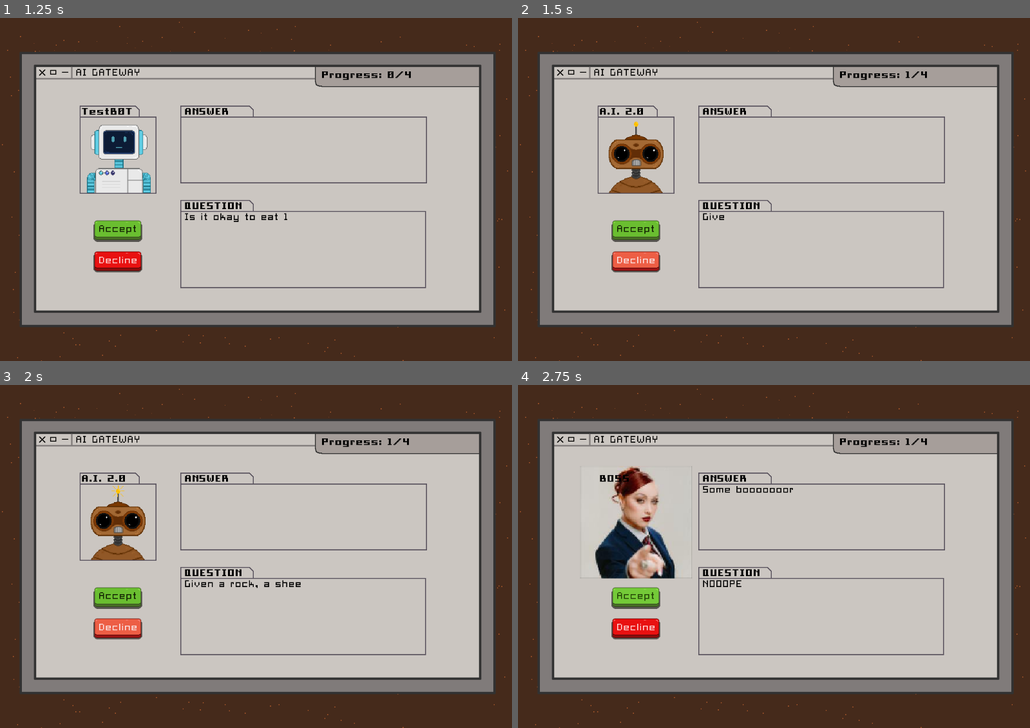
Above: before the commit, frames 1-4 (two rows, left to right).
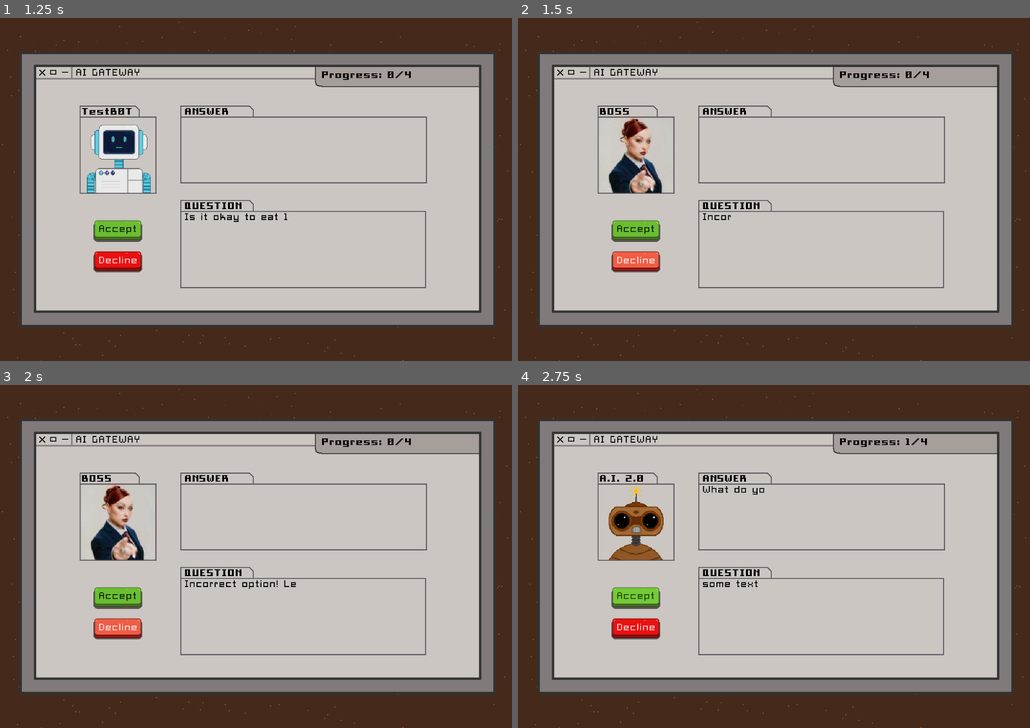
Above: after the commit, the same moments.

Repository: campiao/ai-ethics-sgame
Game: Godot game, scene res://scenes/main_menu.tscn
Same seed, same stepped clock (60 frames per second), same inputs: the game is played once before the commit and once after it.
Inputs (mouse positions are in pixels of both pictures, inside the frame that each line leads up to):
- Up to frame 1 (1.25 s): click "START" at 0.5 s
- Up to frame 2 (1.5 s): click (635, 261) at 1.25 s
- Up to frame 3 (2 s): no input
- Up to frame 4 (2.75 s): click (635, 597) at 2 s

Frame 1 is identical in both runs. In frame 2, 2.0% of the frame differs, in the area x 15-81%, y 15-59%; in frame 3, 2.1%; in frame 4, 3.8%, in the area x 12-54%, y 23-59%.

Commit message:
feat: add ability to read entity data from JSON file

Diff:
--- a/ai-ethics-serious-game/project.godot
+++ b/ai-ethics-serious-game/project.godot
@@ -15,6 +15,10 @@
 config/features=PackedStringArray("4.4", "Forward Plus")
 config/icon="res://assets/sprites/icon.svg"
 
+[autoload]
+
+StaticData="*res://scripts/static_data.gd"
+
 [display]
 
 window/size/viewport_width=1080
@@ -26,6 +30,7 @@
 
 folder_colors={
 "res://assets/": "orange",
+"res://resources/": "blue",
 "res://scenes/": "yellow",
 "res://scripts/": "green"
 }
--- /dev/null
+++ b/ai-ethics-serious-game/resources/entities_data.json
@@ -0,0 +1,26 @@
+{
+	"0":{
+		"question_text" : "Is it okay to eat 1 hotdog per week",
+		"answer_text" : "What do you mean, I eat 2...",
+		"is_answer_correct" : true,
+		"explanation_text" : "This is my explanation text",
+	},
+	"1":{
+		"question_text":"some text",
+		"answer_text" : "What do you mean, I eat 2...",
+		"is_answer_correct" : false,
+		"explanation_text" : "This is my explanation text",
+	},
+	"2":{
+		"question_text":"Third robot question",
+		"answer_text" : "Yappa yappa yappaaaa",
+		"is_answer_correct" : true,
+		"explanation_text" : "Explanation time!!!",
+	},
+	"3":{
+		"question_text":"Forth robot question",
+		"answer_text" : "I am tired boss",
+		"is_answer_correct" : true,
+		"explanation_text" : "No more explanations, please",
+	},
+}
--- a/ai-ethics-serious-game/scenes/level_one.tscn
+++ b/ai-ethics-serious-game/scenes/level_one.tscn
@@ -361,9 +361,9 @@
 
 [sub_resource type="AtlasTexture" id="AtlasTexture_mm4s5"]
 atlas = ExtResource("14_xrbqg")
-region = Rect2(0, 0, 192, 192)
-
-[sub_resource type="SpriteFrames" id="SpriteFrames_s6ikc"]
+region = Rect2(0, 0, 128, 128)
+
+[sub_resource type="SpriteFrames" id="SpriteFrames_y1l25"]
 animations = [{
 "frames": [{
 "duration": 1.0,
@@ -371,7 +371,7 @@
 }],
 "loop": true,
 "name": &"default",
-"speed": 1.0
+"speed": 5.0
 }]
 
 [node name="GameWorld" type="Node2D"]
@@ -500,9 +500,6 @@
 
 [node name="Entity1" parent="Entities" instance=ExtResource("5_r4wdr")]
 entity_name = "TestB0T"
-question_text = "Is it okay to eat 1 hotdog per week?"
-answer_text = "What do you mean, I eat 2..."
-explanation_text = "This is my explanation text!!"
 correct_choice_text = "Yayy you got it right"
 wrong_choice_text = "OHHH NOOOO"
 
@@ -511,9 +508,6 @@
 
 [node name="Entity2" parent="Entities" instance=ExtResource("5_r4wdr")]
 entity_name = "A.I. 2.0"
-question_text = "Given a rock, a sheet of paper and some scissors, what game would you create?"
-answer_text = "Rock, paper,... scissors?"
-explanation_text = "Some boooooooring explanations"
 correct_choice_text = "WOOOOPIE"
 wrong_choice_text = "NOOOPE"
 
@@ -544,7 +538,7 @@
 [node name="AnimatedSprite2D" parent="BossEntity" index="0"]
 position = Vector2(248, 288)
 scale = Vector2(0.817708, 0.822917)
-sprite_frames = SubResource("SpriteFrames_s6ikc")
+sprite_frames = SubResource("SpriteFrames_y1l25")
 autoplay = "default"
 
 [connection signal="pressed" from="UI/AcceptButton" to="." method="_on_accept_button_pressed"]
--- a/ai-ethics-serious-game/scripts/level_one/world_manager.gd
+++ b/ai-ethics-serious-game/scripts/level_one/world_manager.gd
@@ -22,15 +22,29 @@
 @onready var accept_button: TextureButton = $UI/AcceptButton
 @onready var decline_button: TextureButton = $UI/DeclineButton
 
-
+# Entities
 var current_entity_id := -1
 var entities_count := -1
 
+# Flow control
 var is_entity_visible := false
 var is_tutorial_done := false
 var is_on_after_selection := true
 
+# Text animation speed
 var text_update_speed := 2.0
+
+# Boss flavor text
+var correct_choice_flavor := [
+	"You got it right, good job!",
+	"Nice, that was a good one!",
+	"Correct! I am proud of you.",
+]
+var wrong_choice_flavor := [
+	"That's not correct, check above to see why!",
+	"Wrong! It's okay, you will get it the next time!",
+	"Incorrect option! Let me tell you why...",
+]
 
 func _ready() -> void:
 	#var first_entity := entities_remaining[0]
@@ -43,6 +57,7 @@
 
 	answer_label.visible_ratio = 0.0
 	question_label.visible_ratio = 0.0
+	set_entities_data()
 
 func _process(_delta: float) -> void:
 	if not is_entity_visible:
@@ -58,6 +73,23 @@
 		elif answer_label.visible_ratio < 1.0:
 			answer_label.visible_ratio += \
 			1.0/answer_label.text.length()/text_update_speed
+
+func set_entities_data() -> void:
+	var data = StaticData.entities_dict
+	var num_ent = len(data.keys())
+
+	# ALERT: Something is causing the editor to lag can consume memory on
+	# "run current scene", not sure if it is this function
+	# Only happens on this scene ("level_one.tscn")
+	if num_ent == null:
+		return
+
+	for i in range(0, num_ent):
+		entities_remaining[i].question_text = data[str(i)].get("question_text")
+		entities_remaining[i].answer_text = data[str(i)].get("answer_text")
+		entities_remaining[i].is_answer_correct = data[str(i)].get("is_answer_correct")
+
+		entities_remaining[i].explanation_text = data[str(i)].get("explanation_text")
 
 
 func  setup_entity(entity_data: EntityType) -> void:
@@ -95,17 +127,24 @@
 	# TODO: Logic for pressing decline button
 	answer_label.visible_ratio = 0.0
 	question_label.visible_ratio = 0.0
-	advance_level()
+	if not is_on_after_selection:
+		is_on_after_selection = true
+		advance_level()
+	else:
+		var is_choice_correct = false \
+		if entities_remaining[current_entity_id].is_answer_correct \
+		else true
+		setup_boss_text(entities_remaining[current_entity_id], is_choice_correct)
 
 
 func setup_boss_text(entity_data: EntityType,
 	is_choice_correct: bool) -> void:
 	boss_entity.answer_text = entity_data.explanation_text
-	# TODO: Make it so the question text depends on if the player choose the
-	# right option.
-	boss_entity.question_text = entity_data.correct_choice_text \
+
+	# TODO: Maybe make it so the same flavor text can't appear twice in a row
+	boss_entity.question_text = correct_choice_flavor.pick_random() \
 		if is_choice_correct \
-		else entity_data.wrong_choice_text
+		else wrong_choice_flavor.pick_random()
 	setup_entity(boss_entity)
 	is_on_after_selection = false
 
--- /dev/null
+++ b/ai-ethics-serious-game/scripts/static_data.gd
@@ -0,0 +1,17 @@
+extends Node
+
+var entities_dict := {}
+var data_path := "res://resources/entities_data.json"
+
+func _ready() -> void:
+	entities_dict = load_json_file(data_path)
+
+func load_json_file(filePath: String):
+	if FileAccess.file_exists(filePath):
+		var data := FileAccess.open(filePath, FileAccess.READ)
+		var parsed_data = JSON.parse_string(data.get_as_text())
+
+		if parsed_data is Dictionary:
+			return parsed_data
+	else:
+		push_warning("File does not exist!")
Binary file changed: ai-ethics-serious-game/assets/sprites/chappell_boss_img.jpg
Not shown, added: ai-ethics-serious-game/scripts/static_data.gd.uid
